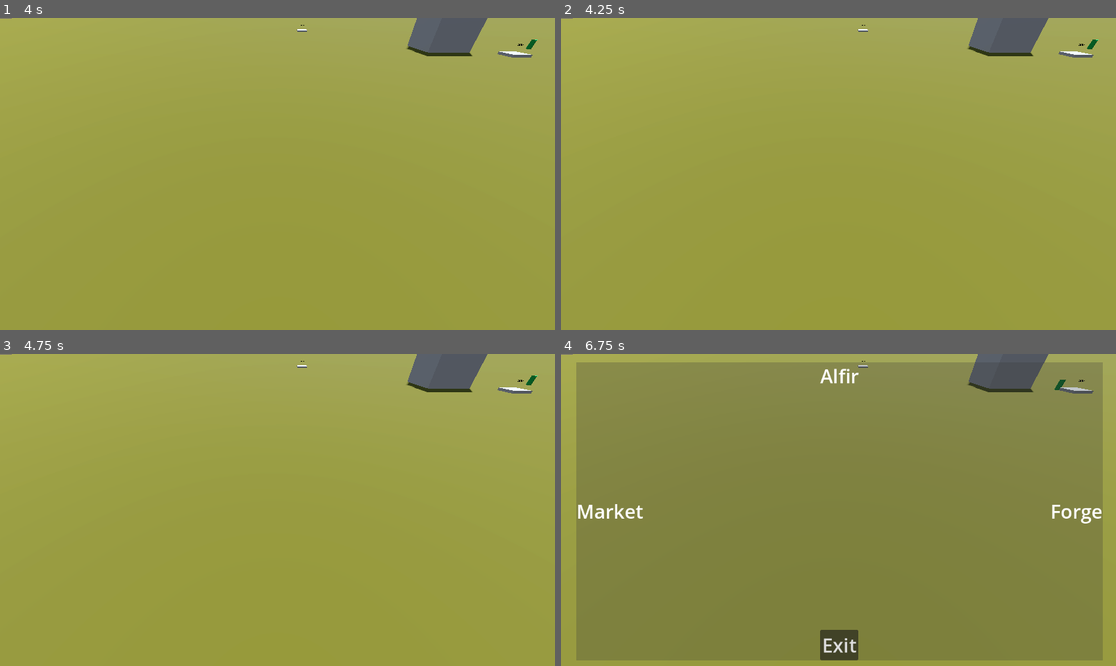
Above: before the commit, frames 1-4 (two rows, left to right).
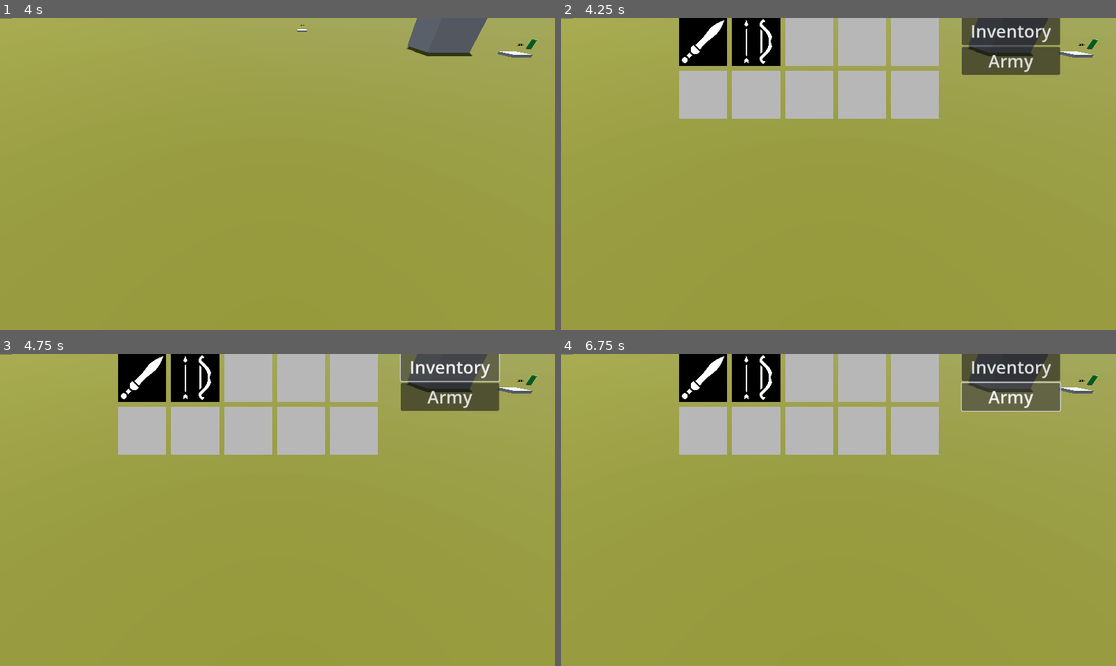
Above: after the commit, the same moments.

Repository: ualisars/simulationPrototype
Game: Godot game, scene res://Map/base_map.tscn
Two runs of this game, one before a commit and one after it. Both use one fixed random seed, a clock stepped at 60 frames per second and the inputs below.
Inputs (mouse positions are in pixels of both pictures, inside the frame that each line leads up to):
- Up to frame 1 (4 s): tap Enter at 0.5, 3.5 s; move the mouse to (399, 158) at 0.52 s; hold S (CameraBack) 0.53-1.28 s; move the mouse to (166, 189) at 1.27 s; tap W (CameraForward) at 1.35 s; tap Space at 2 s; move the mouse to (333, 105) at 2.02 s; hold A (CameraLeft) 2.03-2.78 s; move the mouse to (249, 236) at 2.77 s; tap D (CameraRight) at 2.85 s; move the mouse to (444, 220) at 3.52 s; tap Mouse wheel up (CameraZoomIn) at 3.6 s
- Up to frame 2 (4.25 s): tap I (OpenInventory, bound only after the commit) at 4.15 s
- Up to frame 3 (4.75 s): click (449, 366) at 4.25 s, where only the run after the commit has a clickable "Inventory"
- Up to frame 4 (6.75 s): click (1010, 397) at 5 s, where only the run after the commit has a clickable "Army"; click (1010, 366) at 5.75 s, where only the run after the commit has a clickable "Inventory"; click (1010, 397) at 6.5 s, where only the run after the commit has a clickable "Army"

Frame 1 is identical in both runs. In frame 2, 16% of the frame differs, in the area x 21-90%, y 0-33%; in frame 3, 16%; in frame 4, 92%, in the area x 2-98%, y 0-99%.

Commit message:
open and close inventory

Diff:
--- a/Camera/camera_3d.gd
+++ b/Camera/camera_3d.gd
@@ -11,7 +11,7 @@
 
 
 # Called every frame. 'delta' is the elapsed time since the previous frame.
-func _process(delta: float) -> void:
+func _process(_delta: float) -> void:
 	if Input.is_action_pressed("CameraLeft"):
 		global_position -= Vector3(1, 0, 0)
 	if Input.is_action_pressed("CameraRight"):
@@ -24,6 +24,7 @@
 		global_position -= Vector3(0, 1, 0)
 	if Input.is_action_just_released("CameraZoomOut"):
 		global_position += Vector3(0, 1, 0)
+
 
 	var mouse_position: Vector2 = get_viewport().get_mouse_position()
 	ray_cast_3d.target_position = project_local_ray_normal(mouse_position) * ray_cast_distance
--- a/Characters/player.gd
+++ b/Characters/player.gd
@@ -4,15 +4,11 @@
 
 @export var speed: float = 2.0
 
-
 func move_to_target_position(target_position: Vector3):
 	navigation_agent_3d.target_position = target_position
 
 
-func _ready() -> void:
-	pass
-
-func _physics_process(delta: float) -> void:
+func _physics_process(_delta: float) -> void:
 	var next_position = navigation_agent_3d.get_next_path_position()
 	var direction = global_position.direction_to(next_position)
 
--- /dev/null
+++ b/Map/base_map.gd
@@ -0,0 +1,9 @@
+extends Node3D
+
+
+func _on_inventory_closed() -> void:
+	get_tree().paused = false
+
+
+func _on_inventory_opened() -> void:
+	get_tree().paused = true
--- a/Map/base_map.tscn
+++ b/Map/base_map.tscn
@@ -1,8 +1,11 @@
-[gd_scene load_steps=10 format=3 uid="uid://blntao8m3uv2m"]
+[gd_scene load_steps=13 format=3 uid="uid://blntao8m3uv2m"]
 
 [ext_resource type="PackedScene" uid="uid://bg3hxddxdn8bc" path="res://Camera/camera_3d.tscn" id="1_bf433"]
+[ext_resource type="Script" path="res://Map/base_map.gd" id="1_jrklg"]
 [ext_resource type="PackedScene" uid="uid://b7eetfkt70v4y" path="res://Characters/player.tscn" id="2_03e53"]
 [ext_resource type="PackedScene" uid="uid://bmj1ghbmfb4uq" path="res://Settlements/city.tscn" id="3_2hp2y"]
+[ext_resource type="PackedScene" uid="uid://dyhyjhujh6t82" path="res://UI/inventory.tscn" id="4_418s4"]
+[ext_resource type="PackedScene" uid="uid://cnh2lgwnk5j5" path="res://inputs/main_inputs.tscn" id="5_2vo03"]
 
 [sub_resource type="ProceduralSkyMaterial" id="ProceduralSkyMaterial_oh55g"]
 sky_horizon_color = Color(0.64625, 0.65575, 0.67075, 1)
@@ -29,6 +32,7 @@
 
 [node name="BaseMap" type="Node3D"]
 transform = Transform3D(1, 0, 0, 0, 1, 0, 0, 0, 1, 19.7649, -19.8877, -1.08731)
+script = ExtResource("1_jrklg")
 
 [node name="DirectionalLight3D" type="DirectionalLight3D" parent="."]
 transform = Transform3D(-0.866025, -0.433013, 0.25, 0, 0.5, 0.866025, -0.5, 0.75, -0.433013, 0, 0, 0)
@@ -70,3 +74,13 @@
 [node name="City2" parent="." instance=ExtResource("3_2hp2y")]
 transform = Transform3D(1, 0, 0, 0, 1, 0, 0, 0, 1, 12, 0, 9)
 city_name = "Alfir"
+
+[node name="Inventory" parent="." instance=ExtResource("4_418s4")]
+process_mode = 2
+visible = false
+
+[node name="MainInputs" parent="." node_paths=PackedStringArray("inventory_ui") instance=ExtResource("5_2vo03")]
+inventory_ui = NodePath("../Inventory")
+
+[connection signal="closed" from="Inventory" to="." method="_on_inventory_closed"]
+[connection signal="opened" from="Inventory" to="." method="_on_inventory_opened"]
--- a/UI/inventory.gd
+++ b/UI/inventory.gd
@@ -1,10 +1,25 @@
 extends Control
 
-var dragged_slot = null
+var dragged_slot: Panel = null
 
 @onready var grid_container: GridContainer = $InventoryContainer/GridContainer
 
-var SlotClass = preload("res://UI/slot.tscn")
+var SlotClass: PackedScene = preload("res://UI/slot.tscn")
+
+signal opened
+signal closed
+
+var is_open: bool = false :
+	set(value):
+		if value:
+			visible = true
+			is_open = true
+			opened.emit()
+		else:
+			visible = false
+			is_open = false
+			closed.emit()
+
 
 func _ready() -> void:
 	for i in range(10):
@@ -15,6 +30,7 @@
 			slot.add_item("sword")
 		elif i == 1:
 			slot.add_item("bow")
+
 
 func _notification(what:int)->void:
 	if what == Node.NOTIFICATION_DRAG_BEGIN:
--- /dev/null
+++ b/inputs/main_inputs.gd
@@ -0,0 +1,9 @@
+extends CanvasLayer
+
+@export var inventory_ui: Control
+
+
+
+func _unhandled_input(event: InputEvent) -> void:
+	if event.is_action_pressed("OpenInventory"):
+		inventory_ui.is_open = !inventory_ui.is_open
--- /dev/null
+++ b/inputs/main_inputs.tscn
@@ -0,0 +1,7 @@
+[gd_scene load_steps=2 format=3 uid="uid://cnh2lgwnk5j5"]
+
+[ext_resource type="Script" path="res://inputs/main_inputs.gd" id="1_edo26"]
+
+[node name="MainInputs" type="CanvasLayer"]
+process_mode = 3
+script = ExtResource("1_edo26")
--- a/project.godot
+++ b/project.godot
@@ -56,3 +56,8 @@
 "events": [Object(InputEventMouseButton,"resource_local_to_scene":false,"resource_name":"","device":-1,"window_id":0,"a …(258 unchanged characters)…
 ]
 }
+OpenInventory={
+"deadzone": 0.5,
+"events": [Object(InputEventKey,"resource_local_to_scene":false,"resource_name":"","device":-1,"window_id":0,"alt_pressed":false,"shift_pressed":false,"ctrl_pressed":false,"meta_pressed":false,"pressed":false,"keycode":0,"physical_keycode":73,"key_label":0,"unicode":105,"echo":false,"script":null)
+]
+}
